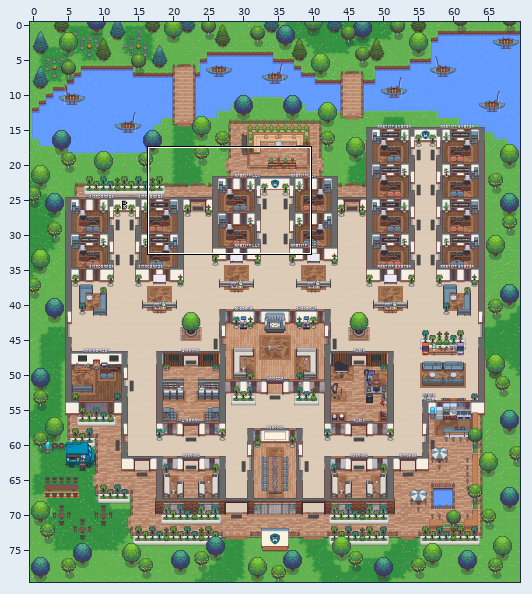
One commit to this Tiled map (JSON): main-office.tmj. The first picture is a wide view before the edit; the outline marks the close-up.
Close-up. Before the commit:
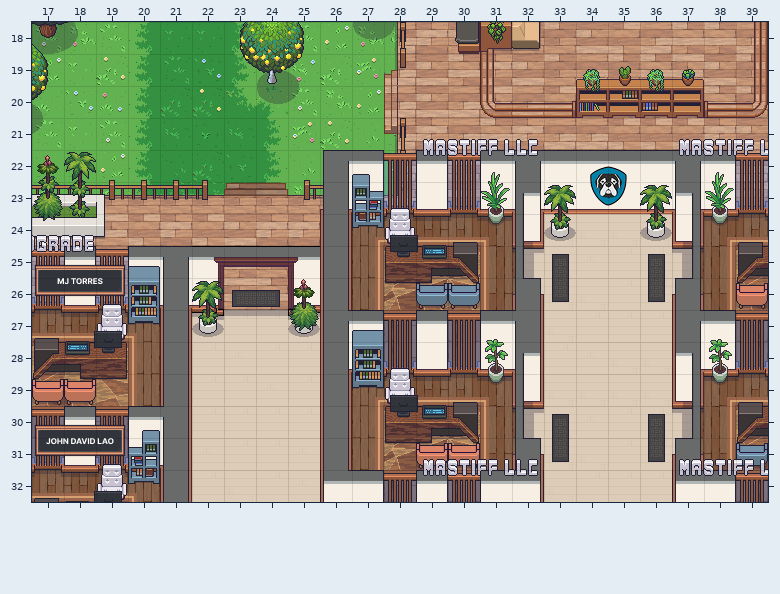
Cells are 32x32 px. Shown: x 17..39, y 18..32.
New version:
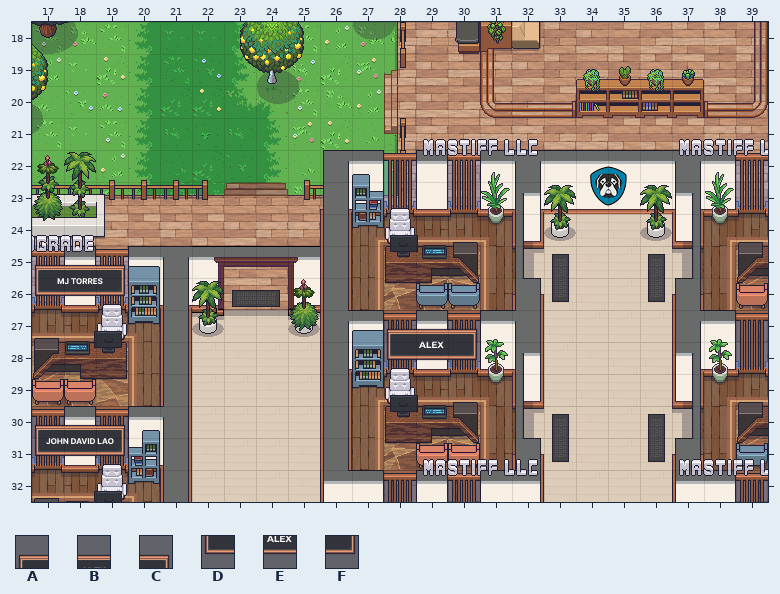
Key: from "Chunk 4": A 48, B 49, C 50, D 51, E 52, F 53.
_ is an empty cell.
What changed:
Layer "furniture/furniture3":
Tile A now appears in row 27 at x 28.
Tile C now appears in row 27 at x 30.
Tile D now appears in row 28 at x 28.
Tile E now appears in row 28 at x 29.
Tile F now appears in row 28 at x 30.
Layer "above/fg-furniture1":
Tile A now appears in row 27 at x 28.
Tile B now appears in row 27 at x 29.
Tile C now appears in row 27 at x 30.
Where, in picture pixels (left, top, right, bottom), the same in both close-ups:
added: (386, 328, 478, 361)
